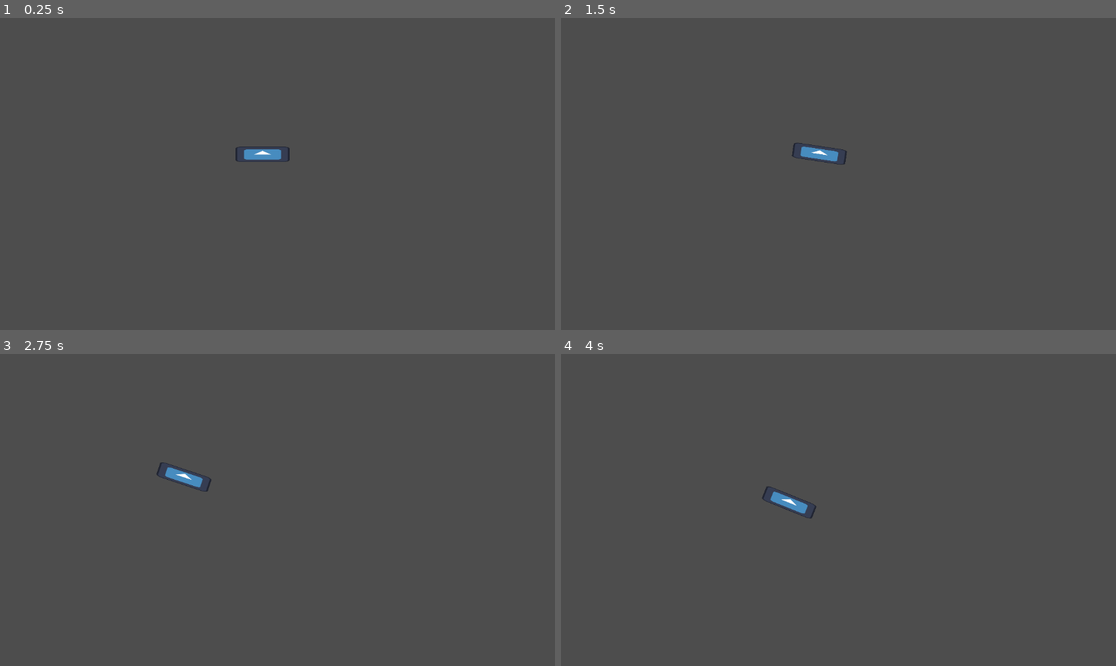
Above: before the commit, frames 1-4 (two rows, left to right).
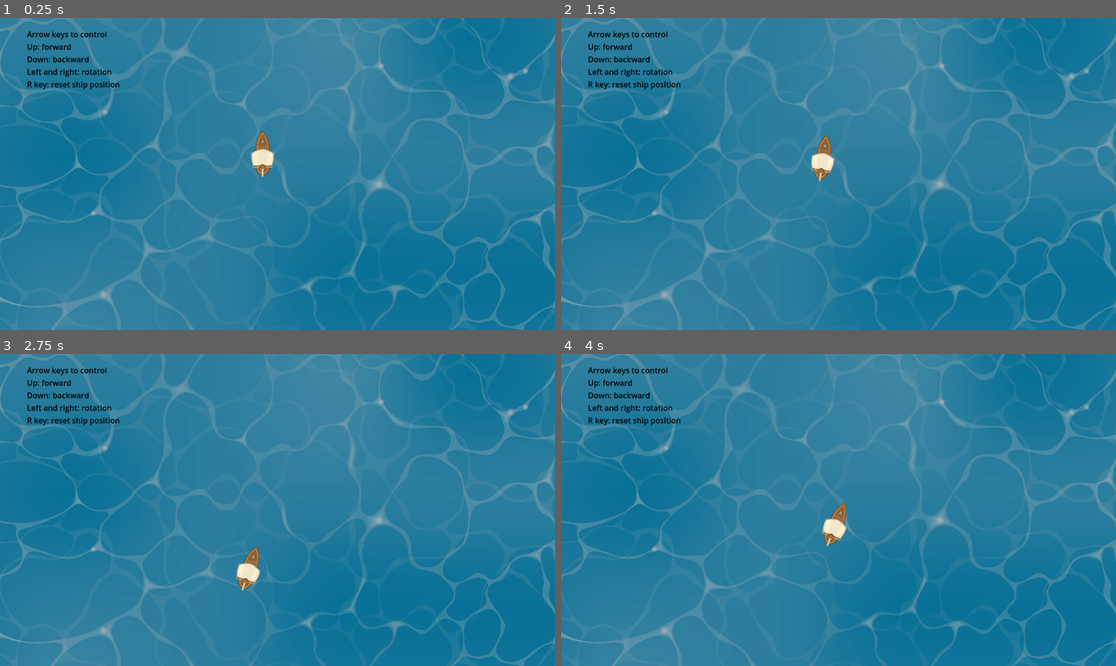
Above: after the commit, the same moments.

Repository: ZaRdEr15/2d-ship-control-simulation
Game: Godot game, scene res://main.tscn
Same seed, same stepped clock (60 frames per second), same inputs: the game is played once before the commit and once after it. The engine's default icon, where the game draws it, is replaced by a stand-in: a white triangle on a blue panel in a dark square.
Inputs:
- Up to frame 1 (0.25 s): no input
- Up to frame 2 (1.5 s): tap Enter at 0.5 s; hold Right (turn_right) 0.53-1.28 s; hold Down (move_back) from 1.28 s (still down)
- Up to frame 3 (2.75 s): release Down (move_back) at 2.03 s; hold Right (turn_right) from 2.03 s (still down)
- Up to frame 4 (4 s): release Right (turn_right) at 2.78 s; hold Up (move_forward) 2.78-3.53 s; hold Left (turn_left) from 3.53 s (still down)

The runs differ from the first frame. In frame 1, 100% of the frame differs, in the area x 0-100%, y 0-100%; in frame 2, 100%; in frame 3, 100%; in frame 4, 100%.

Commit message:
Sprite change
Added ship sprite as well as water background
Also added R key functionality, which allows to restart ship position if lost beyond the screen

Diff:
--- a/Ship/ship.gd
+++ b/Ship/ship.gd
@@ -9,8 +9,11 @@
 @export var max_rotational_velocity = 0.8
 
 # Initial direction where ship is positioned
-var movement_direction = Vector2.RIGHT
+var movement_direction
 var last_rotation_direction = 0
+
+func _ready():
+	rotation_degrees = -90
 
 func _physics_process(delta):
 	# Save which input is pressed, can't allow to press both inputs at the same time
@@ -54,5 +57,5 @@
 
 func rotational_deceleration(curr_vel, delta):
 	rotation_speed = curr_vel - rotation_speed * delta
-	print(rotation_speed)
+	#print(rotation_speed)
 	return curr_vel
--- a/Ship/ship.tscn
+++ b/Ship/ship.tscn
@@ -1,19 +1,22 @@
 [gd_scene load_steps=4 format=3 uid="uid://2ny0y48pn0s3"]
 
 [ext_resource type="Script" path="res://Ship/ship.gd" id="1_a5wr5"]
-[ext_resource type="Texture2D" uid="uid://c3lk3lhe4mrxl" path="res://icon.svg" id="1_r0qkq"]
+[ext_resource type="Texture2D" uid="uid://bw0xjpqy7rktg" path="res://Ship/ship (1).png" id="2_teu34"]
 
 [sub_resource type="RectangleShape2D" id="RectangleShape2D_hlfpb"]
-size = Vector2(112, 32)
+size = Vector2(96, 48)
 
 [node name="Ship" type="CharacterBody2D"]
+rotation = 1.5708
 script = ExtResource("1_a5wr5")
 metadata/_edit_group_ = true
 
 [node name="Sprite2D" type="Sprite2D" parent="."]
 position = Vector2(-1.90735e-06, -9.53674e-07)
-scale = Vector2(0.875, 0.25)
-texture = ExtResource("1_r0qkq")
+rotation = 1.5708
+scale = Vector2(0.727273, 0.849558)
+texture = ExtResource("2_teu34")
+flip_v = true
 
 [node name="CollisionShape2D" type="CollisionShape2D" parent="."]
 shape = SubResource("RectangleShape2D_hlfpb")
--- /dev/null
+++ b/main.gd
@@ -0,0 +1,12 @@
+extends Node2D
+
+
+# Called when the node enters the scene tree for the first time.
+func _ready():
+	pass
+
+
+# Called every frame. 'delta' is the elapsed time since the previous frame.
+func _process(_delta):
+	if Input.is_action_just_pressed("restart_position"):
+		$Ship.position = Vector2(545, 283)
--- a/main.tscn
+++ b/main.tscn
@@ -1,8 +1,29 @@
-[gd_scene load_steps=2 format=3 uid="uid://c6hln7gwll4gm"]
+[gd_scene load_steps=4 format=3 uid="uid://c6hln7gwll4gm"]
 
-[ext_resource type="PackedScene" uid="uid://2ny0y48pn0s3" path="res://Ship/ship.tscn" id="1_xftpn"]
+[ext_resource type="Script" path="res://main.gd" id="1_kvm04"]
+[ext_resource type="Texture2D" uid="uid://ctdvejn1o26l8" path="res://Ship/water.jpg" id="2_aytxw"]
+[ext_resource type="PackedScene" uid="uid://2ny0y48pn0s3" path="res://Ship/Ship.tscn" id="3_l1whv"]
 
 [node name="Main" type="Node2D"]
+script = ExtResource("1_kvm04")
 
-[node name="Ship" parent="." instance=ExtResource("1_xftpn")]
+[node name="Background" type="Sprite2D" parent="."]
+modulate = Color(0.666667, 0.705882, 0.729412, 1)
+position = Vector2(566, 287)
+scale = Vector2(0.2, 0.2)
+texture = ExtResource("2_aytxw")
+
+[node name="Ship" parent="." instance=ExtResource("3_l1whv")]
 position = Vector2(545, 283)
+
+[node name="Guide" type="Label" parent="."]
+offset_left = 56.0
+offset_top = 22.0
+offset_right = 326.0
+offset_bottom = 196.0
+theme_override_colors/font_color = Color(0, 0, 0, 1)
+text = "Arrow keys to control
+Up: forward
+Down: backward
+Left and right: rotation
+R key: reset ship position"
--- a/project.godot
+++ b/project.godot
@@ -11,7 +11,7 @@
 [application]
 
 config/name="2d-ship-control-simulation"
-run/main_scene="res://main.tscn"
+run/main_scene="res://Main.tscn"
 config/features=PackedStringArray("4.1", "Forward Plus")
 config/icon="res://icon.svg"
 
@@ -37,3 +37,8 @@
 "events": [Object(InputEventKey,"resource_local_to_scene":false,"resource_name":"","device":-1,"window_id":0,"alt_press …(182 unchanged characters)…
 ]
 }
+restart_position={
+"deadzone": 0.5,
+"events": [Object(InputEventKey,"resource_local_to_scene":false,"resource_name":"","device":-1,"window_id":0,"alt_pressed":false,"shift_pressed":false,"ctrl_pressed":false,"meta_pressed":false,"pressed":false,"keycode":0,"physical_keycode":82,"key_label":0,"unicode":114,"echo":false,"script":null)
+]
+}
Binary file added: Ship/ship (1).png
Not shown, added: Ship/ship (1).png.import
Binary file added: Ship/water.jpg
Not shown, added: Ship/water.jpg.import
Not shown, added: export_presets.cfg
